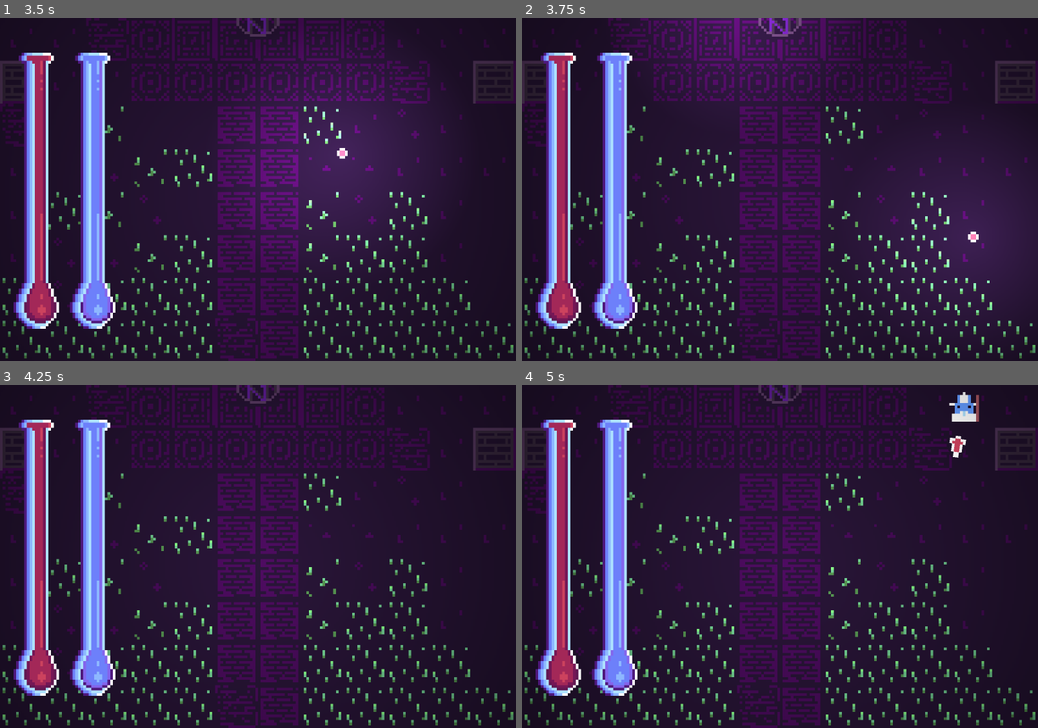
Above: before the commit, frames 1-4 (two rows, left to right).
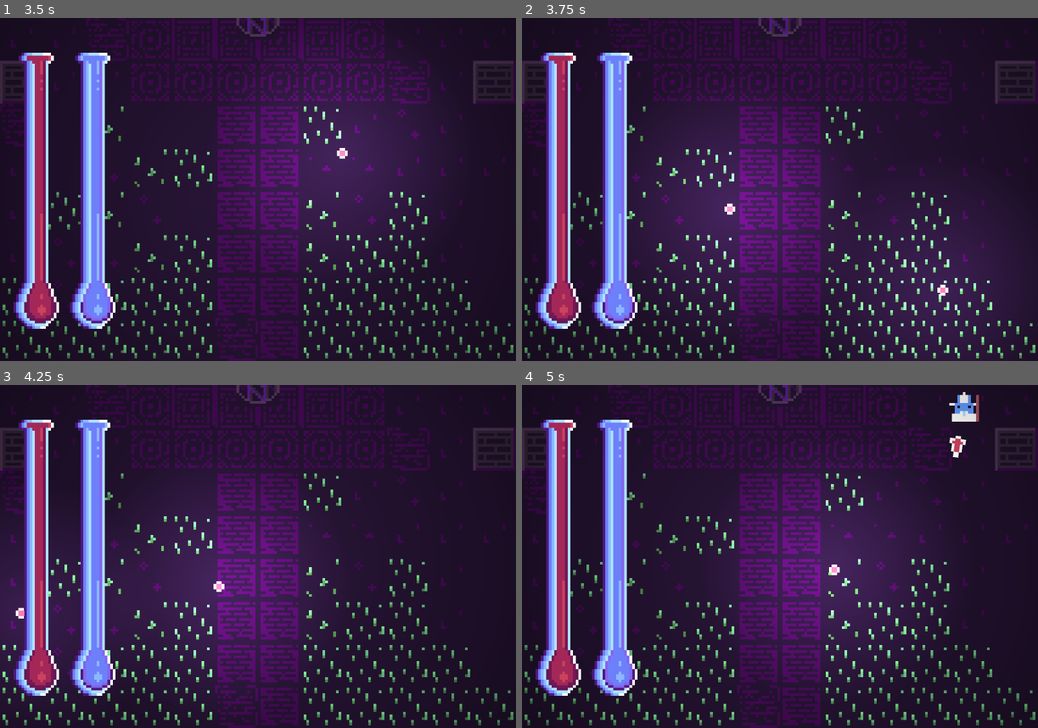
Above: after the commit, the same moments.

Repository: Kolbias/GGJ2026
Game: Godot game, scene res://Data/Maps/world.tscn
The game is run twice, just before and just after one commit, with the same random seed, the same clock (stepped at 60 frames per second) and the same inputs.
Inputs (mouse positions are in pixels of both pictures, inside the frame that each line leads up to):
- Up to frame 1 (3.5 s): click "Play" at 0.5 s; tap Enter at 1.25 s; move the mouse to (371, 172) at 1.27 s; hold D (MoveRight) 1.28-2.03 s; hold E (MaskNext) 1.28-2.03 s; move the mouse to (154, 206) at 2.02 s; hold S (MoveDown) 2.03-2.78 s; tap Q (MaskPrev) at 2.1 s; move the mouse to (309, 114) at 2.77 s; press the mouse at (309, 114) at 2.78 s; hold D (MoveRight) from 2.78 s (still down)
- Up to frame 2 (3.75 s): move the mouse to (754, 258) at 3.52 s; release D (MoveRight) at 3.53 s; release the mouse at (754, 258) at 3.53 s; hold W (MoveUp) from 3.53 s (still down); tap Space (UseAbility) at 3.6 s
- Up to frame 3 (4.25 s): keep holding W (MoveUp)
- Up to frame 4 (5 s): move the mouse to (934, 607) at 4.27 s; release W (MoveUp) at 4.28 s; hold A (MoveLeft) from 4.28 s (still down); hold E (MaskNext) from 4.28 s (still down)

Frame 1 is identical in both runs. In frame 2, 12% of the frame differs, in the area x 20-100%, y 0-100%; in frame 3, 11%; in frame 4, 8.0%.

Commit message:
curve the bullet

Diff:
--- a/ggj-2026-maskuerade/Data/Characters/projectile.gd
+++ b/ggj-2026-maskuerade/Data/Characters/projectile.gd
@@ -69,3 +69,8 @@
 func set_projectile_color(color: Color) -> void:
 	sprite.modulate = color
 	light.color = color
+
+func home_towards():
+	var target = get_global_mouse_position()
+	var target_dir = (target - global_position).normalized()
+	dir = dir.lerp(target_dir, 0.2).normalized()
--- a/ggj-2026-maskuerade/Data/Resources/Masks/FoxMask.tres
+++ b/ggj-2026-maskuerade/Data/Resources/Masks/FoxMask.tres
@@ -11,5 +11,6 @@
 script = ExtResource("1_iq7ue")
 maskName = "Fox Mask"
 maskSprite = SubResource("AtlasTexture_t81iq")
+projectileType = "tracker"
 projectileFireRate = 3.0
 metadata/_custom_type_script = "uid://cqkn2eqhcgslb"
--- a/ggj-2026-maskuerade/Scripts/Game_Events.gd
+++ b/ggj-2026-maskuerade/Scripts/Game_Events.gd
@@ -5,7 +5,8 @@
 signal room_exited
 
 signal shot_fired(shoot_position: Vector2, mouse_pos: Vector2, mask_index: String)
-
+signal enemy_shot_fired(projectile: Projectile, enemy: Enemy)
+signal player_hit(projectile: Projectile, player_instance: Player)
 signal enemy_hit(projectile: Projectile, enemy: Enemy)
 signal wall_hit(projectile: Projectile, position: Vector2, normal: Vector2)
 
--- a/ggj-2026-maskuerade/Scripts/Projectile_Manager.gd
+++ b/ggj-2026-maskuerade/Scripts/Projectile_Manager.gd
@@ -22,11 +22,18 @@
 		speed = 2.5,
 		damage = 1,
 		max_count = 6
+	},
+	"tracker": {
+		speed = 5.0,
+		damage = 2,
+		max_count = 6
 	}
 }
 
 func _ready():
 	GameEvents.shot_fired.connect(_on_shot_fired)
+	GameEvents.enemy_shot_fired.connect(_on_enemy_shot_fired)
+	GameEvents.player_hit.connect(_on_player_hit)
 	GameEvents.enemy_hit.connect(_on_enemy_hit)
 	GameEvents.wall_hit.connect(_on_wall_hit)
 	GameEvents.room_exited.connect(_remove_all)
@@ -71,6 +78,8 @@
 	for key in projectiles:
 		for projectile in projectiles[key]:
 			if not cull:
+				if key == "tracker":
+					projectile.home_towards()
 				projectile.global_position += projectile.dir * projectile.speed
 				if projectile.position == projectile.previous_position:
 					to_remove.append(projectile)
@@ -136,3 +145,9 @@
 		var global_point = origin + local_point
 		points.append(global_point)
 	return points
+
+func _on_enemy_shot_fired(projectile: Projectile, enemy: Enemy):
+	pass
+
+func _on_player_hit(projectile: Projectile, player_instance: Player):
+	pass
